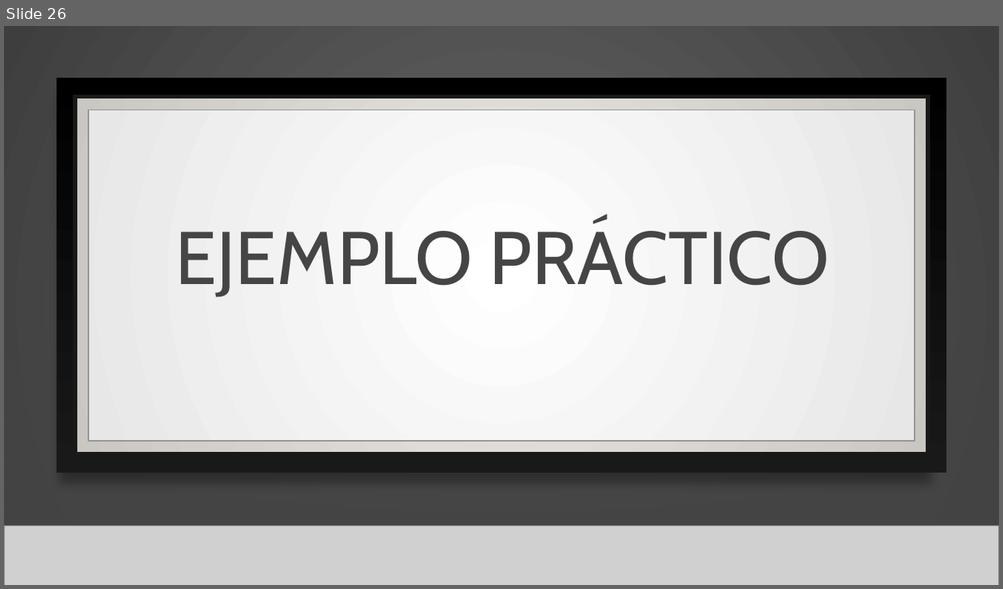
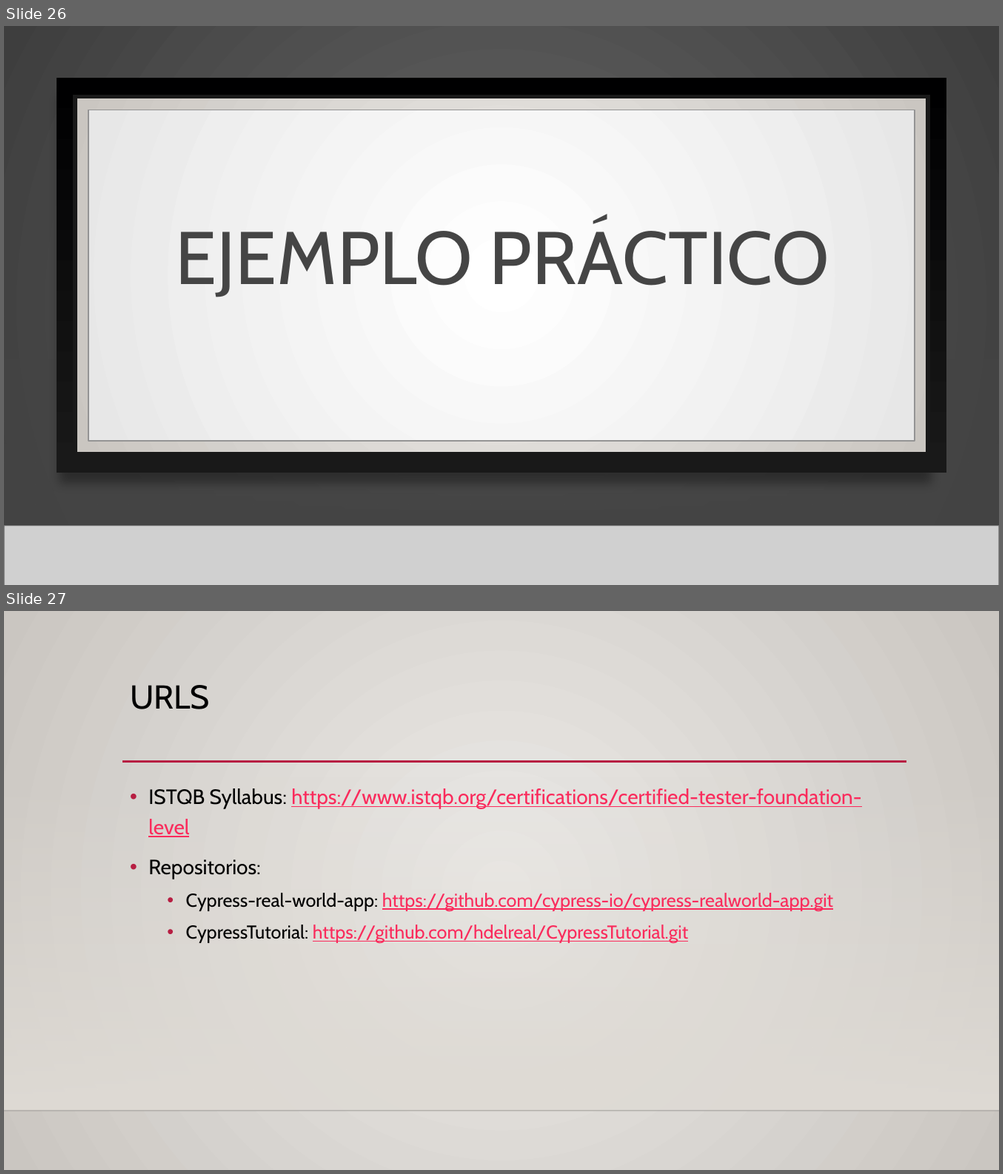
Before and after one commit to hdelreal/CypressTutorial, a slide deck: QA Automation.pptx. Shown one above the other, each under a label of ours: slide 26 before the commit, slides 26 and 27 after it. The pictures are 1003x589 and 1003x1174 pixels, drawn with LibreOffice and Linux fonts; fonts in the diff are those of the drawing; grey boxes stand for pictures; background and template pictures are left out. Boxes give left, top, right and bottom in pixels: in the first picture for what was removed or moved away, otherwise in the second. Text is boxed around its words. In the diff, an @@ line names an element or a change of style, - is before the commit and + after.

```diff
--- a/QA Automation.pptx
+++ b/QA Automation.pptx
@@ slide 27 added at (x1=4, y1=611, x2=999, y2=1170), background gradient #ECEAE7 to #CAC7C1; not listed: 2 template elements that a slide beside it also shows @@
@@ title added at (x1=130, y1=685, x2=210, y2=709), 32 pt, text #000000 @@
+URLS
@@ rectangle added at (x1=4, y1=776, x2=999, y2=1111), fill gradient #DFDBD5 @@
@@ text added at (x1=148, y1=789, x2=861, y2=943), 18 pt, text #FA2B5C, underline @@
+• ISTQB Syllabus: https://www.istqb.org/certifications/certified-tester-foundation-level
+• Repositorios:
+  • Cypress-real-world-app: https://github.com/cypress-io/cypress-realworld-app.git
+  • CypressTutorial: https://github.com/hdelreal/CypressTutorial.git
```
Also in this commit, not shown: 2 other files.
